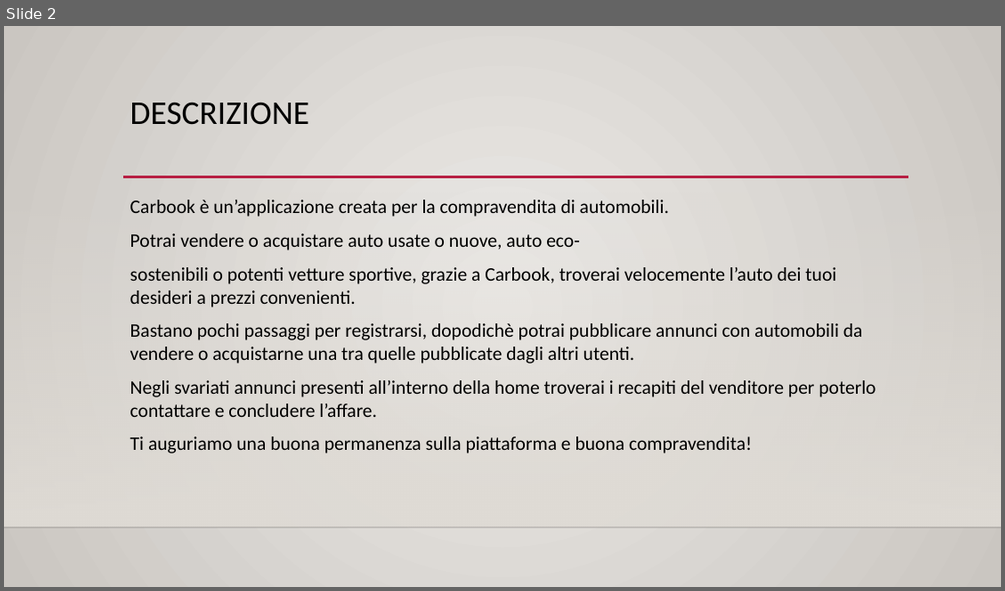
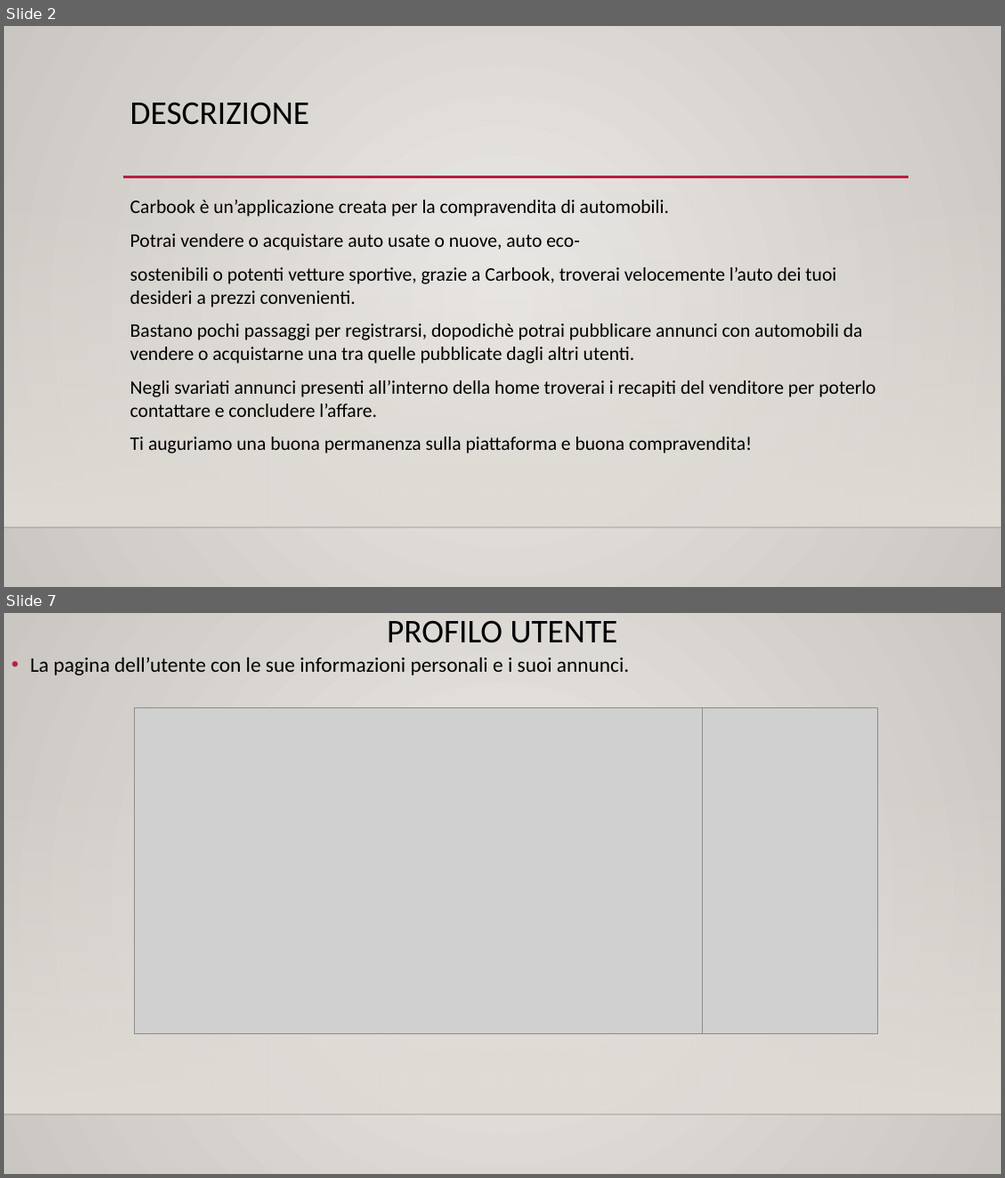
Before and after one commit to LucaNastasi/LibroAuto, a slide deck: presentazione.pptx. Shown one above the other, each under a label of ours: slide 2 before the commit, slides 2 and 7 after it; the slides between them are not shown. The pictures are 1005x591 and 1005x1178 pixels, drawn with LibreOffice and Linux fonts; fonts in the diff are those of the drawing; grey boxes stand for pictures; background and template pictures are left out. Boxes give left, top, right and bottom in pixels: in the first picture for what was removed or moved away, otherwise in the second. Text is boxed around its words. In the diff, an @@ line names an element or a change of style, - is before the commit and + after.

```diff
--- a/presentazione.pptx
+++ b/presentazione.pptx
@@ slide 7 added at [4,613,1001,1174], background gradient #ECEAE7 to #CAC7C1; not listed: 2 template elements that a slide beside it also shows @@
@@ title added at [387,620,618,643], 32 pt, text #000000 @@
+PROFILO UTENTE
@@ text added at [30,657,629,675], 20 pt, text #000000 @@
+• La pagina dell’utente con le sue informazioni personali e i suoi annunci.
@@ picture added at [135,708,703,1033] @@
@@ picture added at [703,708,878,1033] @@
```
Also in this commit, not shown: 1 slide changed, 5 other slides added, 1 other file.
